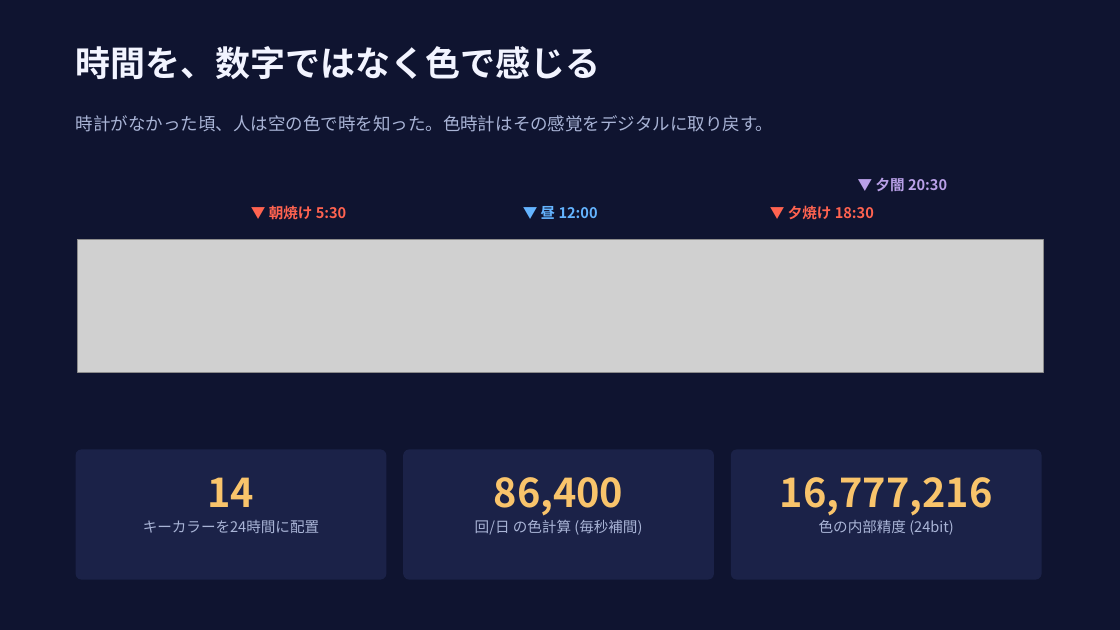
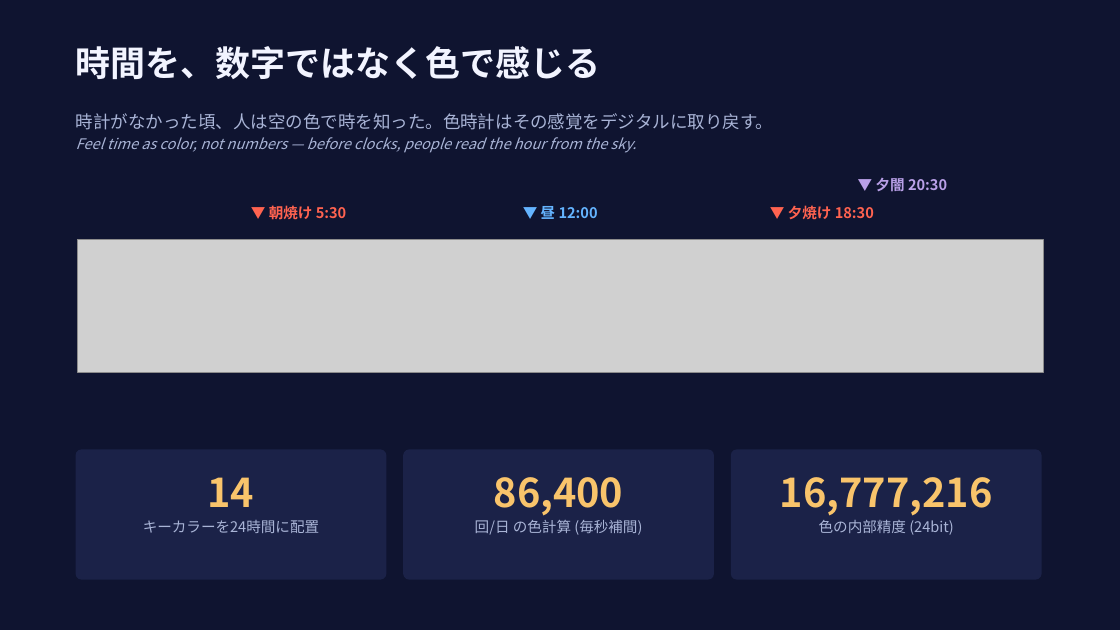
Before and after one commit to aokko2000/iroirotokei, a slide deck: slide 2 of docs/iroirotokei_contest_slides.pptx. Drawn at 1120x630 pixels with LibreOffice and Linux fonts; fonts in the diff are those of the drawing; grey boxes stand for pictures. Boxes give left, top, right and bottom in pixels: in the first picture for what was removed or moved away, otherwise in the second. Text is boxed around its words. In the diff, an @@ line names an element or a change of style, - is before the commit and + after.

```diff
--- a/docs/iroirotokei_contest_slides.pptx
+++ b/docs/iroirotokei_contest_slides.pptx
@@ text at bbox=[76, 113, 774, 130]: more space between paragraphs @@
@@ text at bbox=[76, 137, 636, 153]: paragraph added @@
+Feel time as color, not numbers — before clocks, people read the hour from the sky.
```
Also in this commit, not shown: 9 other slides changed, 1 slide added.
